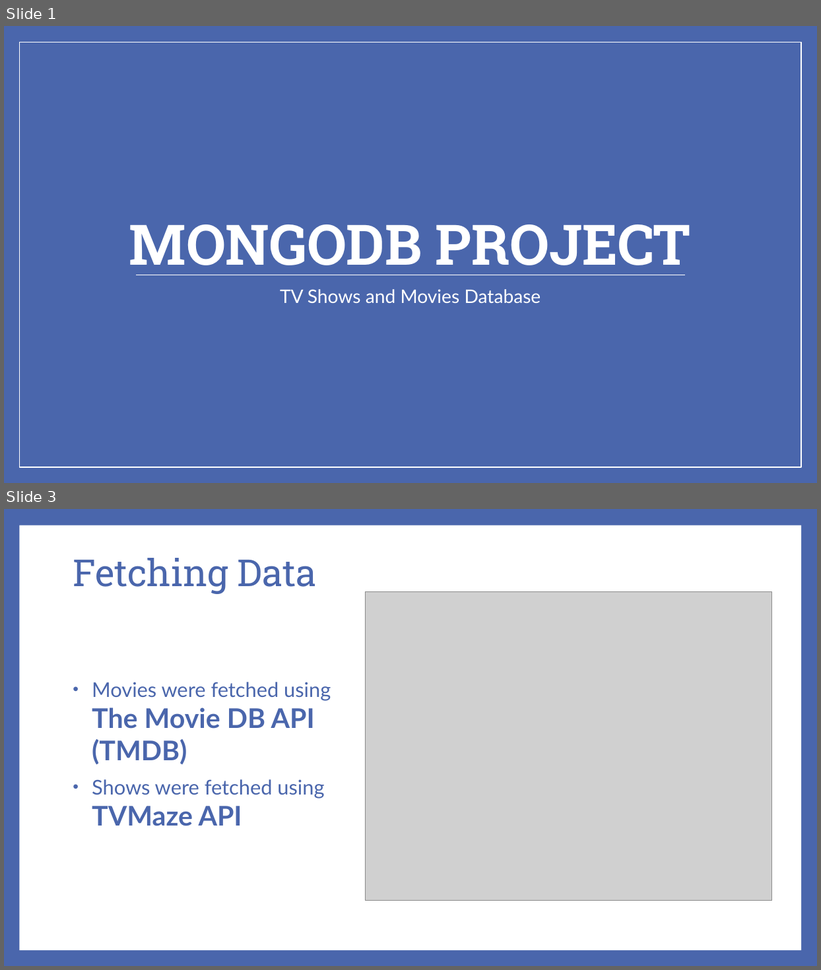
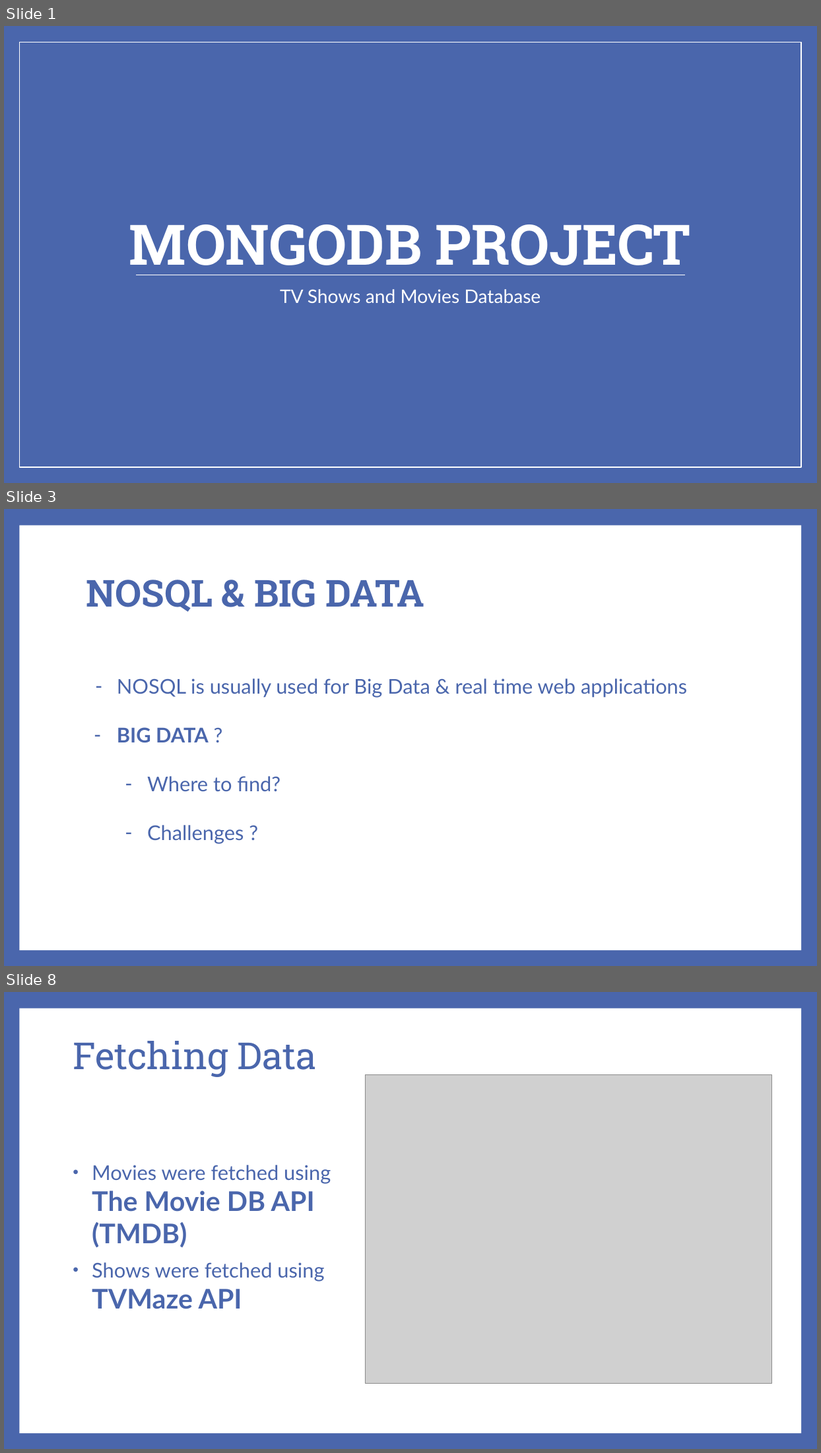
Before and after one commit to abedafnan/MonogoDB-Project, a slide deck: MongoDB Project.pptx. Shown one above the other, each under a label of ours: slides 1 and 3 before the commit, slides 1, 3 and 8 after it; the slides between them are not shown. The pictures are 821x970 and 821x1453 pixels, drawn with LibreOffice and Linux fonts; fonts in the diff are those of the drawing; grey boxes stand for pictures. Boxes give left, top, right and bottom in pixels: in the first picture for what was removed or moved away, otherwise in the second. Text is boxed around its words. In the diff, an @@ line names an element or a change of style, - is before the commit and + after.

```diff
--- a/MongoDB Project.pptx
+++ b/MongoDB Project.pptx
@@ slide 3 added at (x1=4, y1=509, x2=817, y2=966), background #4A66AC; not listed: 1 template element that a slide beside it also shows @@
@@ title added at (x1=86, y1=580, x2=425, y2=612), 44 pt, text #4A66AC, bold @@
+NOSQL & BIG DATA
@@ text added at (x1=117, y1=679, x2=687, y2=844), 24 pt, text #4A66AC @@
+– NOSQL is usually used for Big Data & real time web applications
+– BIG DATA ?
+  – Where to find?
+  – Challenges ?
@@ what was slide 3 is now slide 8 @@
```
Also in this commit, not shown: 1 slide changed, 5 other slides added, 1 slide removed.
